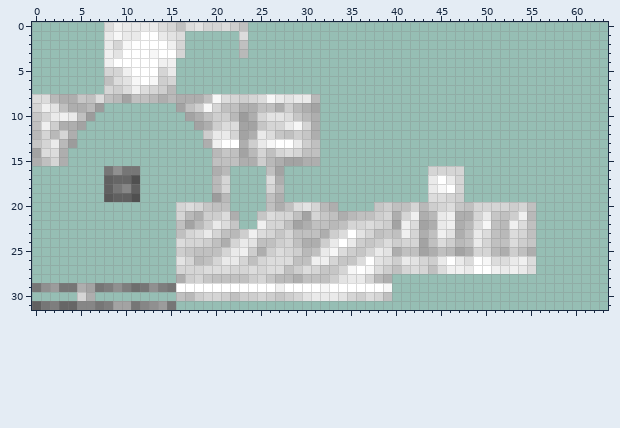
Two states of a pixel-art sprite, armor/cloth_1.png. That is the earlier state.
The file is 64x32 pixels. Colours within 5 levels of each other are drawn and written as one.
The result:
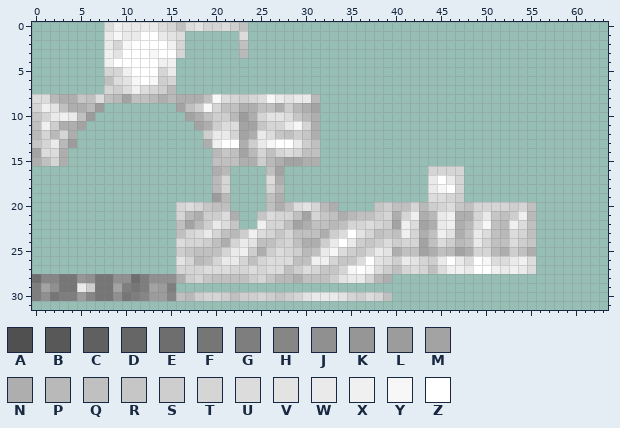
Palette (. is transparent): A #505050  B #585858  C #606060  D #666666  E #6e6e6e  F #767676  G #7e7e7e  H #868686  J #909090  K #969696  L #9c9c9c  M #a3a3a3  N #aeaeae  P #b9b9b9  Q #c0c0c0  R #c6c6c6  S #cecece  T #d5d5d5  U #dcdcdc  V #e3e3e3  W #eaeaea  X #f0f0f0  Y #f7f7f7  Z #ffffff
Difference:
Colour E now appears in row 28 at x 0 and 11.
Colour F now appears in row 28 at x 3 to 4 and 7 to 8; in row 30 at x 2, 7 to 8 and 10.
The author changed colour E to colour F in row 29 at x 11.
The author changed colour G to colour F in row 29 at x 8.
Colour G now appears in row 28 at x 12; in row 30 at x 0, 3 to 4 and 11.
The author changed colour F to colour G in row 29 at x 0, 12 and 15.
Colour H now appears in row 28 at x 1 to 2; in row 30 at x 12 and 15.
The author changed colour N to colour H in row 30 at x 6.
Colour J now appears in row 28 at x 6, 9 to 10 and 13 to 15; in row 30 at x 1 and 9.
The author changed colour L to colour J in row 29 at x 2.
Colour K now appears in row 28 at x 5.
Colour L now appears in row 30 at x 13 to 14.
The author changed colour G to colour L in row 29 at x 14.
The author changed colour T to colour L in row 30 at x 5.
The author changed colour J to colour M in row 29 at x 1, 9 and 13.
The author changed colour M to colour S in row 29 at x 6.
The author changed colour N to colour W in row 29 at x 5.
Colour A is gone in row 17 at x 11; in row 19 at x 11.
Colour B is gone in row 19 at x 8.
Colour C is gone in row 17 at x 8; in row 18 at x 8 and 11; in row 19 at x 9 to 10; in row 31 at x 0.
Colour D is gone in row 17 at x 9 to 10; in row 31 at x 3 to 4.
Colour F is gone in row 16 at x 8 and 10 to 11; in row 18 at x 9; in row 31 at x 1, 7, 11 and 15.
Colour G is gone in row 31 at x 2 and 8.
Colour H is gone in row 18 at x 10; in row 31 at x 5 to 6 and 12.
Colour J is gone in row 16 at x 9; in row 31 at x 13.
Colour L is gone in row 31 at x 14.
Colour M is gone in row 31 at x 9 to 10.
Colour X is gone in row 29 at x 27.
Colour Y is gone in row 29 at x 32 and 39.
Colour Z is gone in row 29 at x 16 to 26, 28 to 31 and 33 to 38.
Pixel boxes of the changes (left, top, right, bottom) in both pictures:
erased: (104, 166, 140, 202)
changed: (32, 274, 392, 310)
